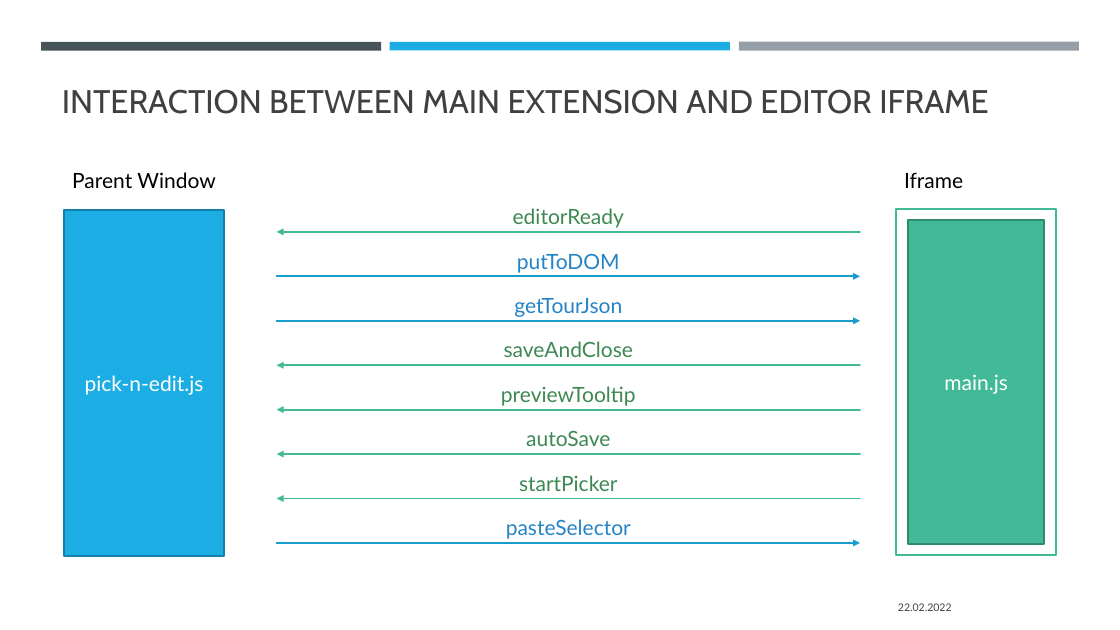
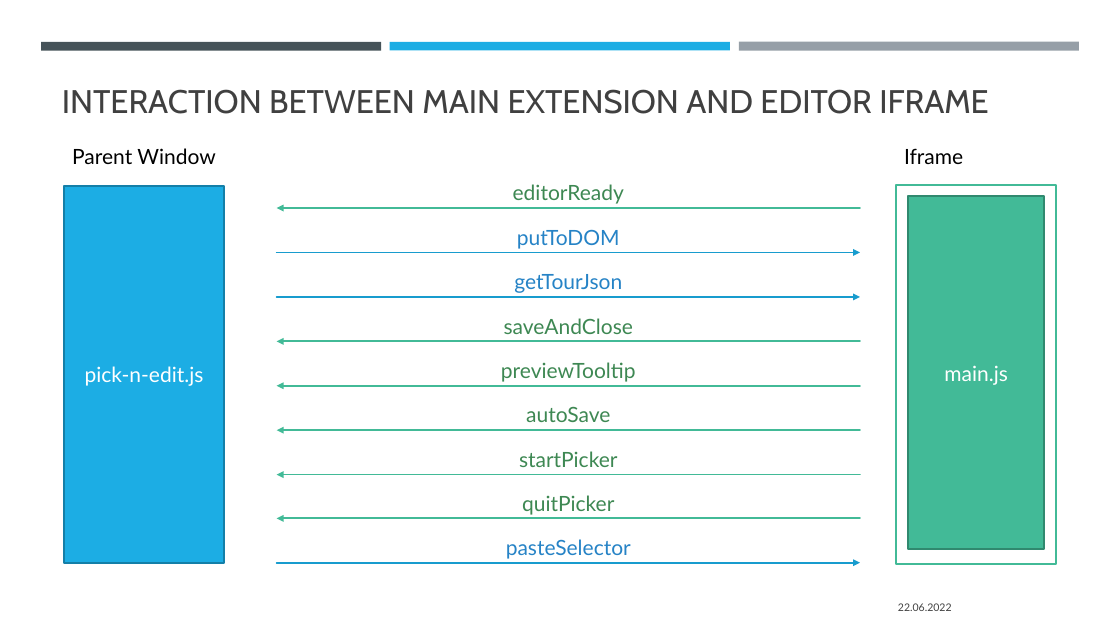
Before and after one commit to ChristofSchwarz/db-ext-guidedtour-2, a slide deck: slide 3 of doc/slides.pptx. Drawn at 1120x630 pixels with LibreOffice and Linux fonts; fonts in the diff are those of the drawing. Boxes give left, top, right and bottom in pixels: in the first picture for what was removed or moved away, otherwise in the second. Text is boxed around its words. In the diff, an @@ line names an element or a change of style, - is before the commit and + after.

```diff
--- a/doc/slides.pptx
+++ b/doc/slides.pptx
@@ rectangle "pick-n-edit.js": place and size @@
-rectangle "pick-n-edit.js" at (64,210,224,556)
+rectangle "pick-n-edit.js" at (64,186,224,563)
@@ rectangle: place and size @@
-rectangle at (896,209,1056,555)
+rectangle at (896,185,1056,564)
@@ rectangle "main.js": place and size @@
-rectangle "main.js" at (908,220,1044,544)
+rectangle "main.js" at (908,197,1044,549)
@@ 9 texts, 7 arrows: place and size @@
-9 texts, 7 arrows at (72,172,963,498)
+9 texts, 7 arrows at (72,148,963,475)
@@ text added at (522,495,614,515), 18 pt, text #3E8853 @@
+quitPicker
@@ text "pasteSelector": place and size @@
-text "pasteSelector" at (506,519,631,539)
+text "pasteSelector" at (506,539,631,559)
@@ arrow added from (860, 518) to (276, 518), #42BA97 1.5 pt @@
@@ arrow moved from (860, 543) - (276, 543) to (860, 563) - (276, 563) @@
@@ text at (898,603,952,611): text changed @@
-22.02.2022
+22.06.2022
```
Also in this commit, not shown: 4 other files.
